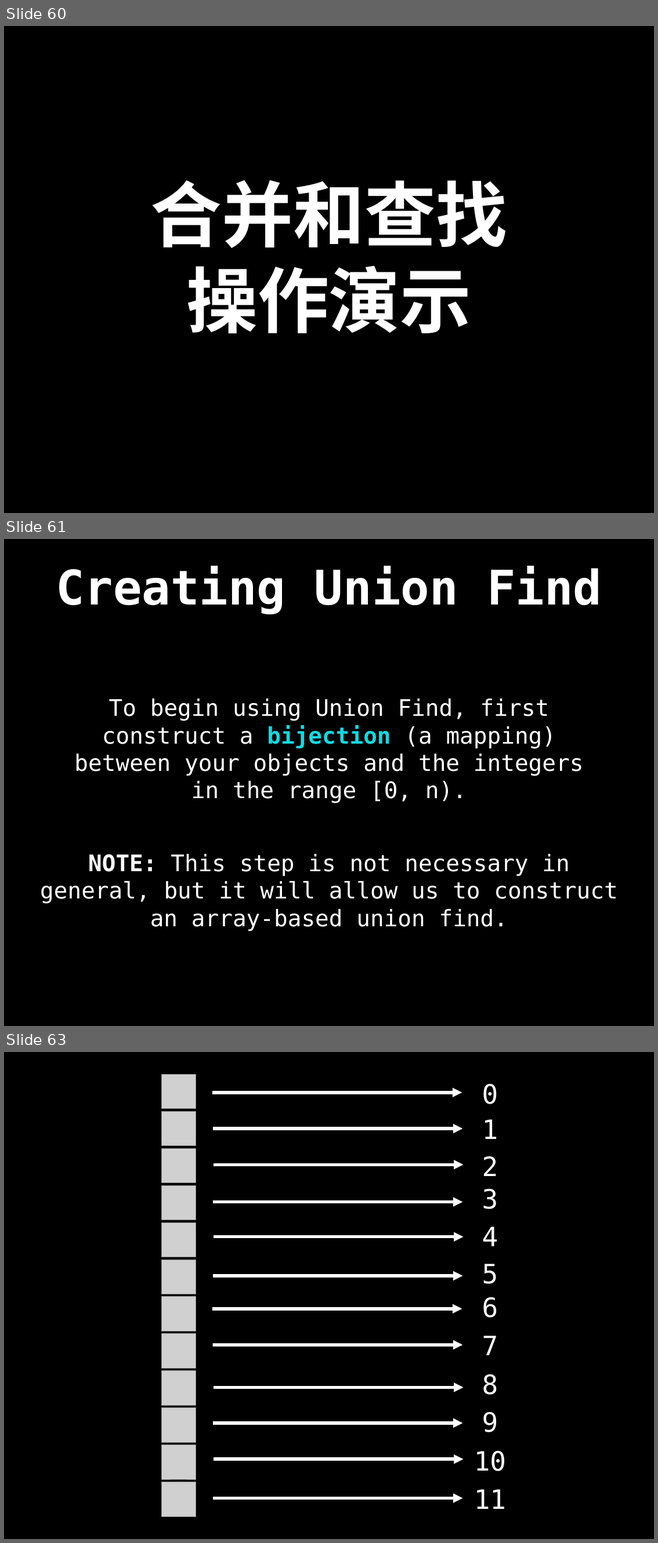
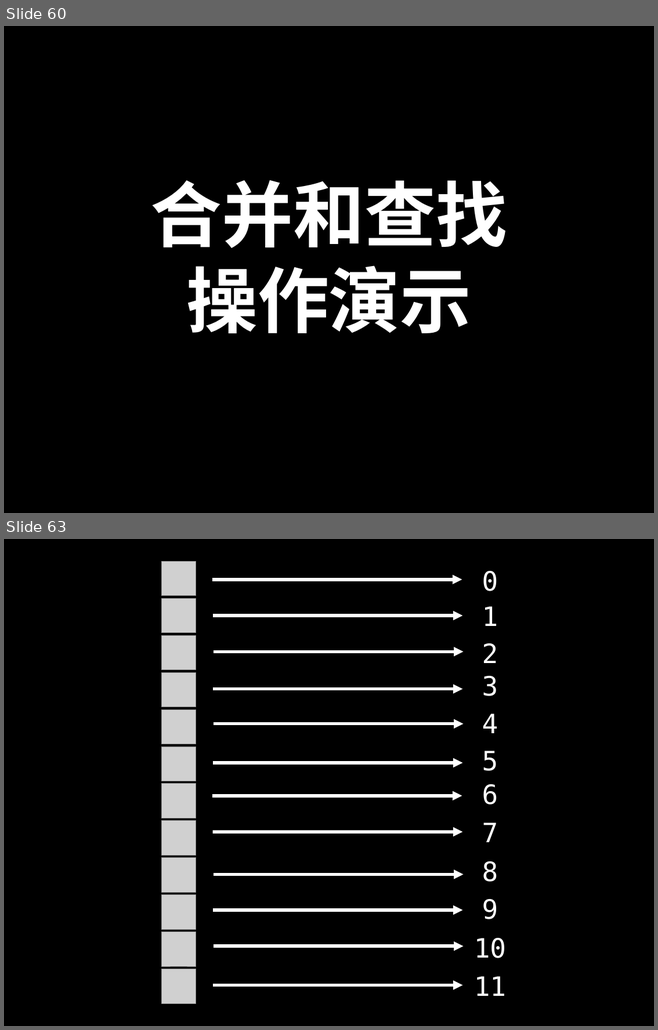
Before and after one commit to spring2go/Algorithms, a slide deck: slides/datastructures/unionfind/UnionFind.pptx. Shown one above the other, each under a label of ours: slides 60, 61 and 63 before the commit, slides 60 and 63 after it; the slides between them are not shown. The pictures are 658x1543 and 658x1030 pixels, drawn with LibreOffice and Linux fonts; fonts in the diff are those of the drawing; grey boxes stand for pictures. Boxes give left, top, right and bottom in pixels: in the first picture for what was removed or moved away, otherwise in the second. Text is boxed around its words. In the diff, an @@ line names an element or a change of style, - is before the commit and + after.

```diff
--- a/slides/datastructures/unionfind/UnionFind.pptx
+++ b/slides/datastructures/unionfind/UnionFind.pptx
@@ slide 61 removed at (x1=4, y1=539, x2=654, y2=1026), background #000000 @@
@@ title removed at (x1=56, y1=566, x2=601, y2=614) @@
-Creating Union Find
@@ text removed at (x1=74, y1=699, x2=583, y2=803) @@
-To begin using Union Find, first construct a bijection (a mapping) between your objects and the integers in the range [0, n).
@@ text removed at (x1=40, y1=854, x2=617, y2=932) @@
-NOTE: This step is not necessary in general, but it will allow us to construct an array-based union find.
```
Also in this commit, not shown: 34 slides changed, 3 slides added, 2 other slides removed.
